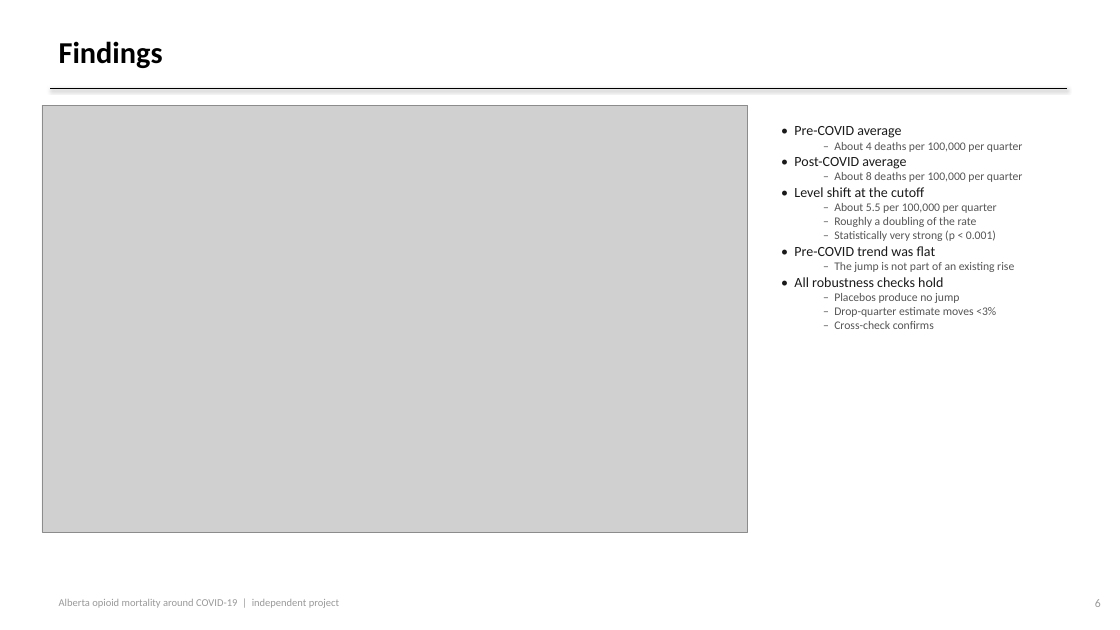
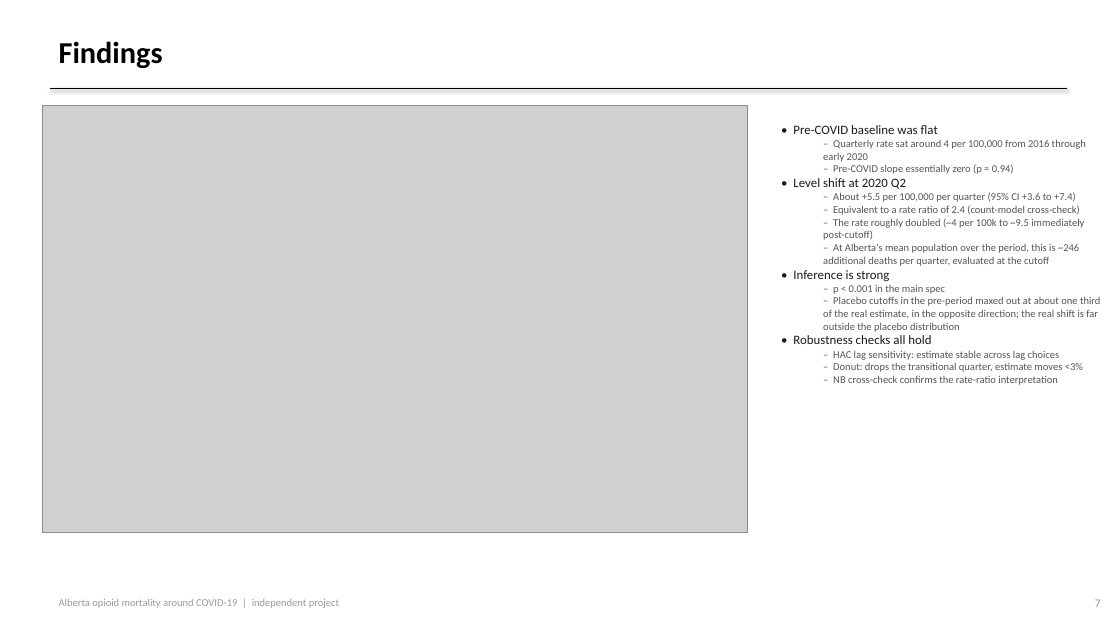
Before and after one commit to Adilbek123/alberta-substance-use-trends, a slide deck: slide 7 of slides.pptx (slide 6 before the commit). Drawn at 1120x630 pixels with LibreOffice and Linux fonts; fonts in the diff are those of the drawing; grey boxes stand for pictures. Boxes give left, top, right and bottom in pixels: in the first picture for what was removed or moved away, otherwise in the second. Text is boxed around its words. In the diff, an @@ line names an element or a change of style, - is before the commit and + after.

Commit message:
Add Research Question slide; rewrite slides 5-9 with what/why/so-what bullets; apply econometrist substance review fixes (counterfactual framing, robustness explanations, interpretive-vs-statistical distinction, recovery claim softened)

```diff
--- a/slides.pptx
+++ b/slides.pptx
@@ text at bbox=[793, 125, 1100, 385]: text changed; size 10 to 9 pt @@
-• Pre-COVID average
-  – About 4 deaths per 100,000 per quarter
-• Post-COVID average
-  – About 8 deaths per 100,000 per quarter
-• Level shift at the cutoff
-  – About 5.5 per 100,000 per quarter
-  – Roughly a doubling of the rate
-  – Statistically very strong (p < 0.001)
-• Pre-COVID trend was flat
-  – The jump is not part of an existing rise
-• All robustness checks hold
-  – Placebos produce no jump
-  – Drop-quarter estimate moves <3%
-  – Cross-check confirms
+• Pre-COVID baseline was flat
+  – Quarterly rate sat around 4 per 100,000 from 2016 through early 2020
+  – Pre-COVID slope essentially zero (p = 0.94)
+• Level shift at 2020 Q2
+  – About +5.5 per 100,000 per quarter (95% CI +3.6 to +7.4)
+  – Equivalent to a rate ratio of 2.4 (count-model cross-check)
+  – The rate roughly doubled (~4 per 100k to ~9.5 immediately post-cutoff)
+  – At Alberta's mean population over the period, this is ~246 additional deaths per quarter, evaluated at the cutoff
+• Inference is strong
+  – p < 0.001 in the main spec
+  – Placebo cutoffs in the pre-period maxed out at about one third of the real estimate, in the opposite direction; the real shift is far outside the placebo distribution
+• Robustness checks all hold
+  – HAC lag sensitivity: estimate stable across lag choices
+  – Donut: drops the transitional quarter, estimate moves <3%
+  – NB cross-check confirms the rate-ratio interpretation
@@ text at bbox=[1095, 599, 1101, 607]: text changed @@
-6
+7
```
Also in this commit, not shown: 6 other slides changed, 1 slide added, 4 other files.
